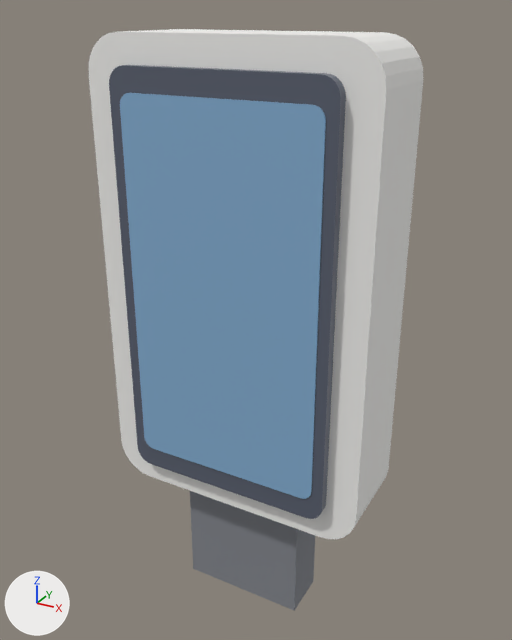
A saved change to the glTF model canary-local/models/device.canary-display-nightstand.glb.
The view is the same before and after, from a 50 mm lens placed at (0.0282, -0.0498, 0.0426), pointed at (0.0001, 0.0014, 0.017). The lights are fixed; the arrows at lower left show +X, +Y and +Z. The first picture is the older version.
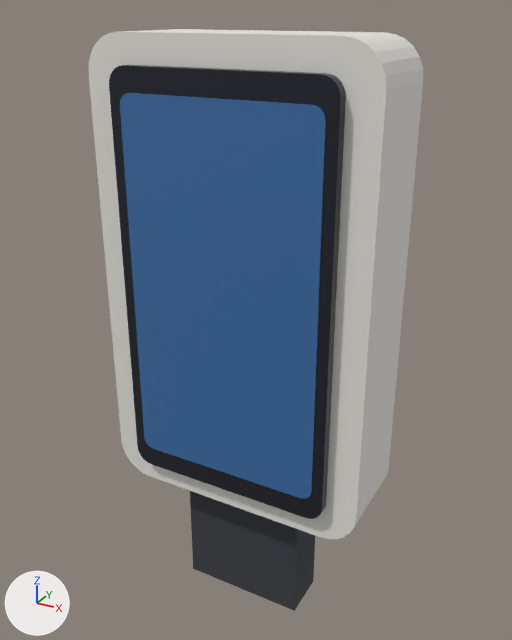
What changed in the scene script:
```text
Change mat_dark_printed_part:
    mat_dark_printed_part.base_color: (0.227, 0.239, 0.267) -> (0.0423, 0.0467, 0.0578)  # grey #83868d -> dark grey #3a3d44
Change mat_glass___screen:
    mat_glass___screen.base_color: (0.106, 0.122, 0.165) -> (0.011, 0.0137, 0.0232)  # greyish blue #5c6271 -> black #1b1f2a
Change mat_lit_screen:
    mat_lit_screen.base_color: (0.239, 0.435, 0.659) -> (0.0467, 0.159, 0.392)  # blue #86b0d4 -> blue #3d6fa8
```

Where the change shows, as pixel boxes (x1, y1, x2, y2) in the pictures (512 x 640 px):
'Mesh_3', recoloured (darker): (120, 93, 326, 499) in both
'Mesh_2', recoloured (greyish blue to black): (109, 65, 346, 519) in both
'Mesh_1', recoloured (grey to dark grey): (190, 491, 315, 611) in both
